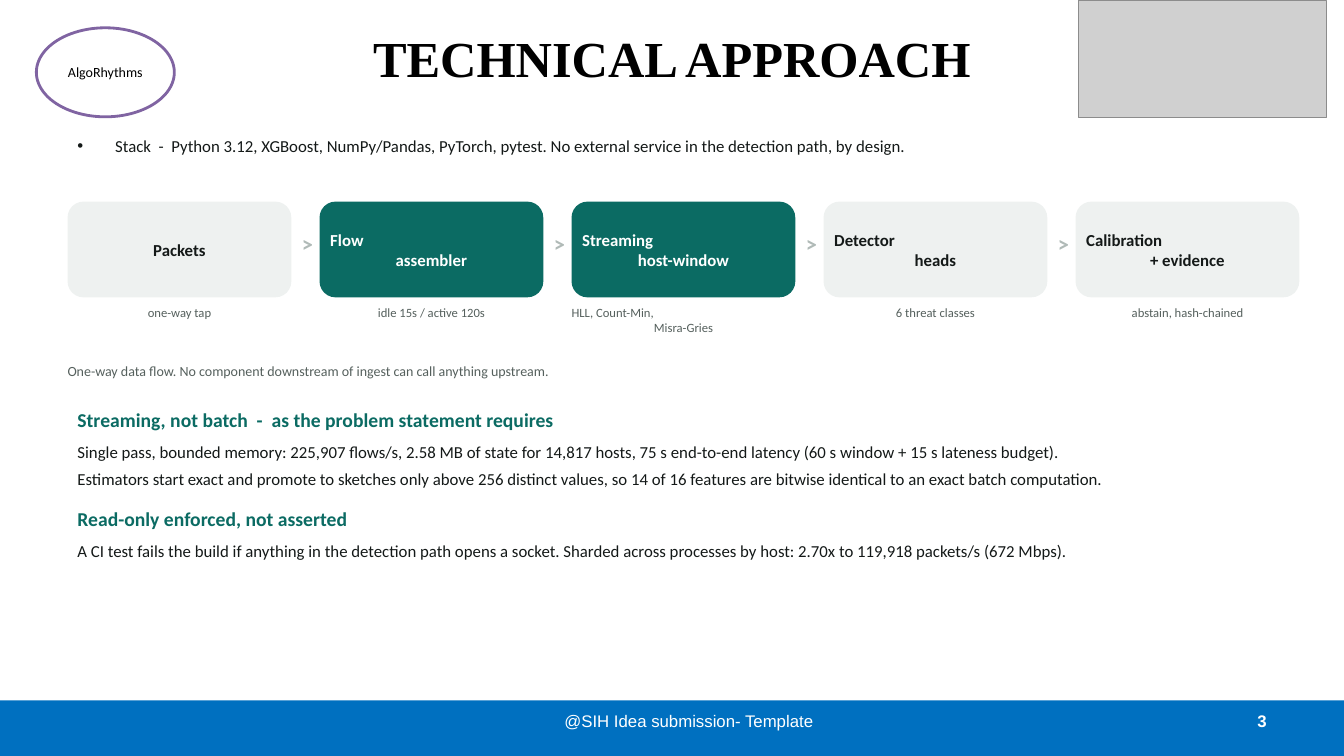
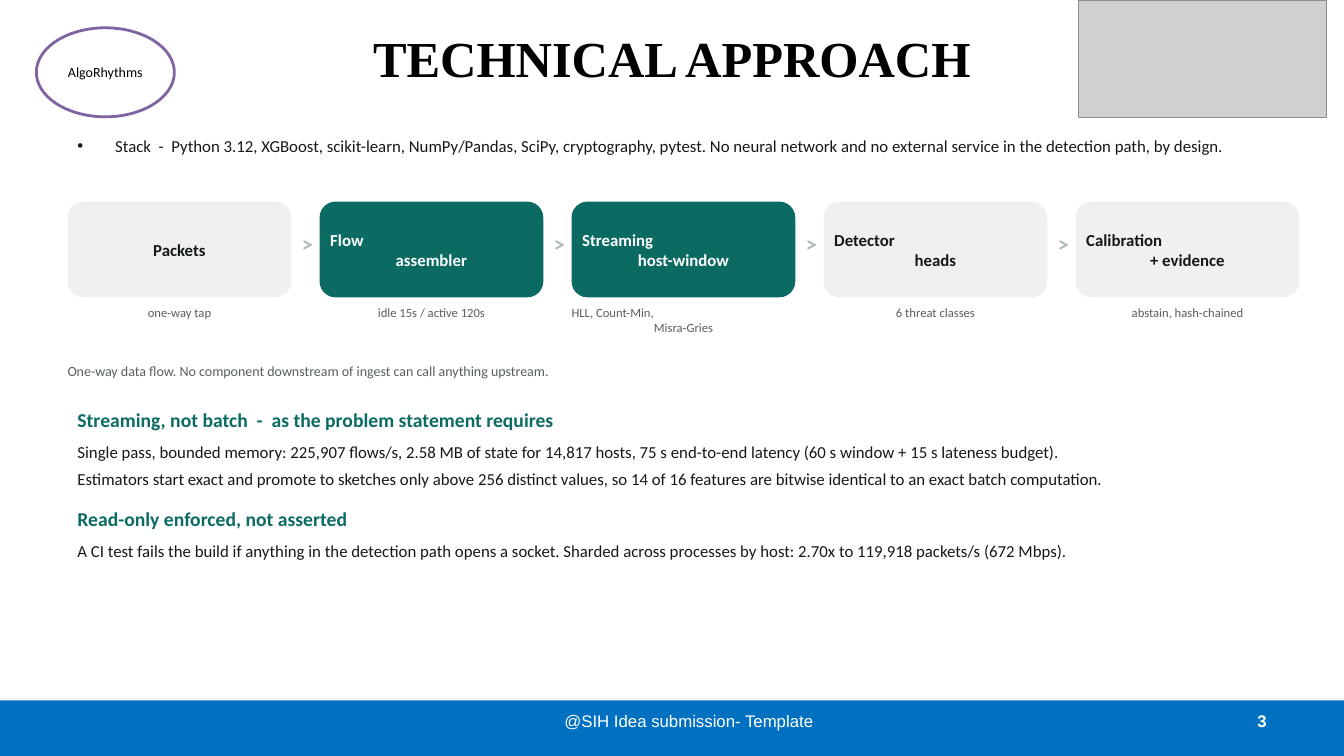
Before and after one commit to AKRai-2005/ekagra, a slide deck: slide 3 of submission/SIH2026_SIH26145_EKAGRA_idea.pptx. Drawn at 1344x756 pixels with LibreOffice and Linux fonts; fonts in the diff are those of the drawing; grey boxes stand for pictures. Boxes give left, top, right and bottom in pixels: in the first picture for what was removed or moved away, otherwise in the second. Text is boxed around its words. In the diff, an @@ line names an element or a change of style, - is before the commit and + after.

Commit message:
Stop the deck claiming PyTorch, and print the repository address
Slide 3 listed PyTorch in the stack. Nothing in this project imports
it: the detector heads are XGBoost, the rest is scikit-learn, NumPy,
Pandas and SciPy, and the evidence chain uses cryptography. A judge who
checked the dependency list against the slide would have found the
slide wrong, so the line now names what is actually installed and says
plainly that there is no neural network in the detection path.

Slide 6 ended on the literal text [REPO URL]. It now carries the
address, as a hyperlink and as readable text, so it survives being
printed or exported to PDF.

Brings this copy of the deck sources up to date with the one the
submission was built from, which adds the dataset hyperlinks and the
QR strip. Team ID on slide 1 is still a placeholder.

```diff
--- a/submission/SIH2026_SIH26145_EKAGRA_idea.pptx
+++ b/submission/SIH2026_SIH26145_EKAGRA_idea.pptx
@@ text at bbox=[115, 140, 1222, 155]: text changed @@
-• Stack - Python 3.12, XGBoost, NumPy/Pandas, PyTorch, pytest. No external service in the detection path, by design.
+• Stack - Python 3.12, XGBoost, scikit-learn, NumPy/Pandas, SciPy, cryptography, pytest. No neural network and no external service in the detection path, by design.
```
Also in this commit, not shown: 1 other slide changed, 2 other files.
